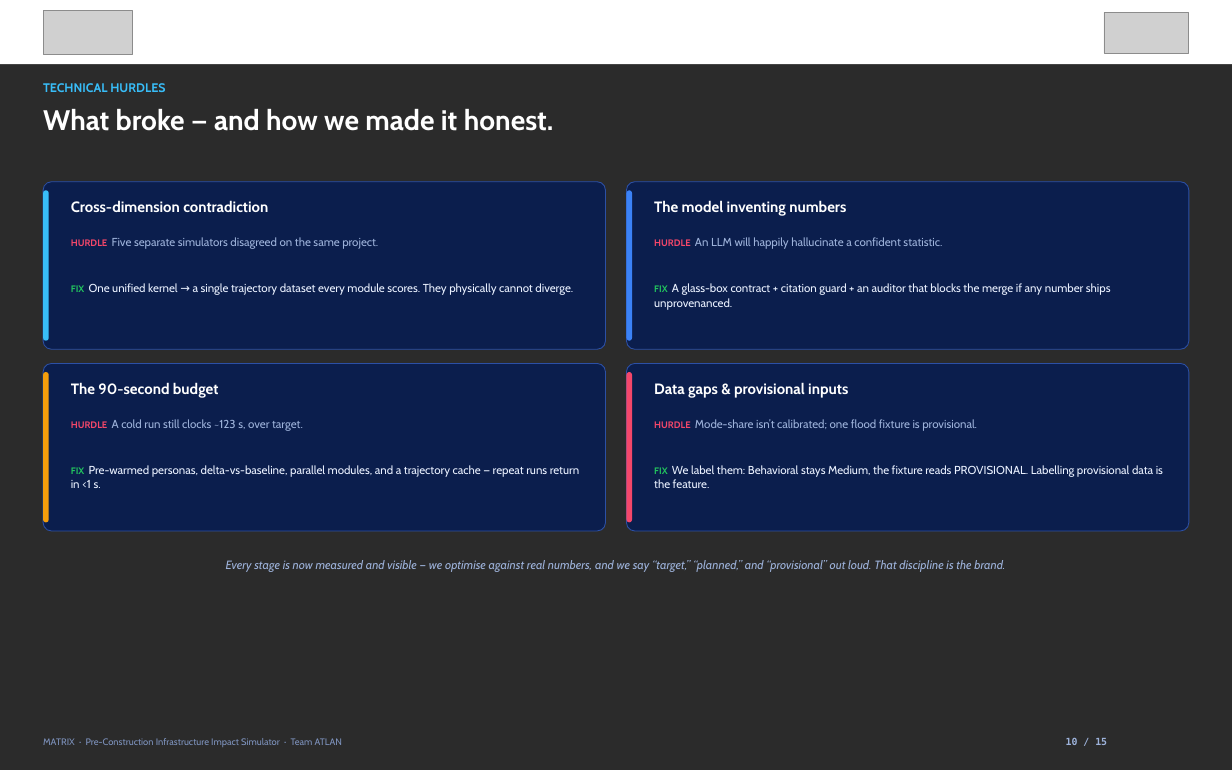
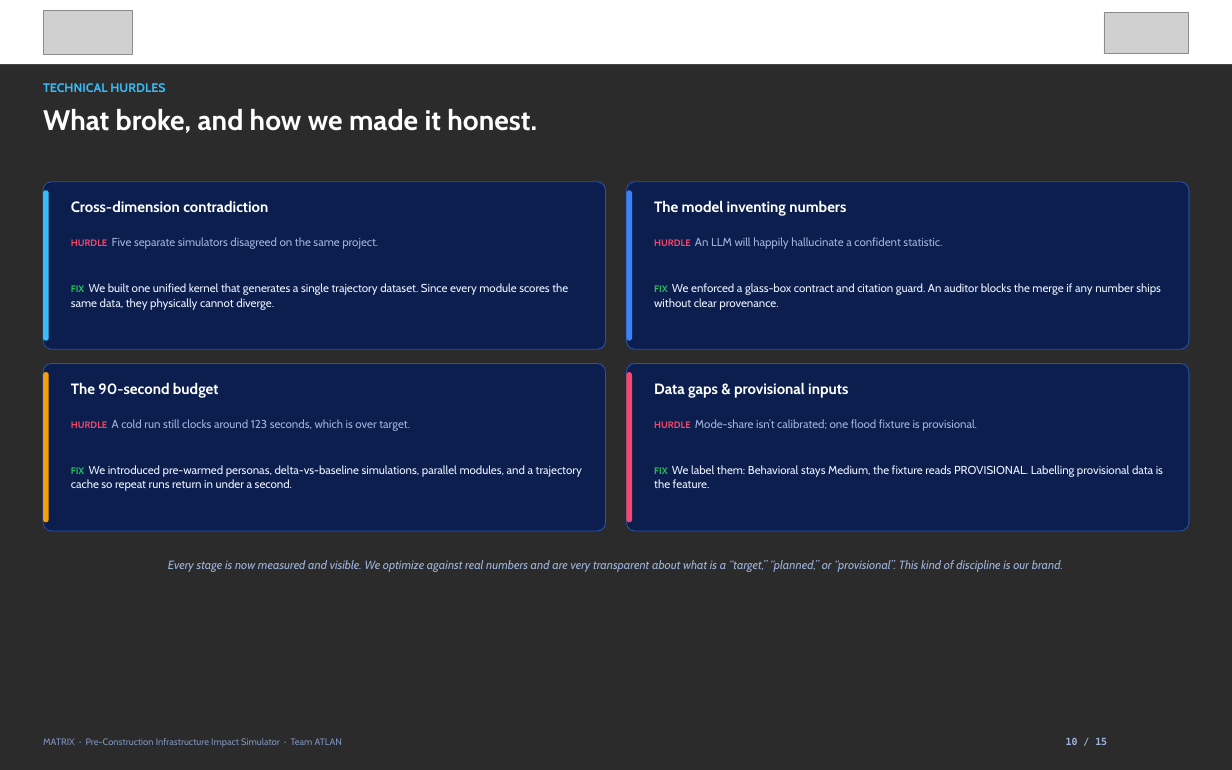
Before and after one commit to delatorrecj/matrix, a slide deck: slide 10 of presentation/deck/Smart Cities_PUP_ATLAN_PitchDeck.pptx. Drawn at 1232x770 pixels with LibreOffice and Linux fonts; fonts in the diff are those of the drawing; grey boxes stand for pictures; background and template pictures are left out; a plain dark background stands for a picture behind light text. Boxes give left, top, right and bottom in pixels: in the first picture for what was removed or moved away, otherwise in the second. Text is boxed around its words. In the diff, an @@ line names an element or a change of style, - is before the commit and + after.

```diff
--- a/presentation/deck/Smart Cities_PUP_ATLAN_PitchDeck.pptx
+++ b/presentation/deck/Smart Cities_PUP_ATLAN_PitchDeck.pptx
@@ text at (43,109,537,133): text changed @@
-What broke — and how we made it honest.
+What broke, and how we made it honest.
@@ text at (71,283,568,310): text changed @@
-FIX One unified kernel → a single trajectory dataset every module scores. They physically cannot diverge.
+FIX We built one unified kernel that generates a single trajectory dataset. Since every module scores the same data, they physically cannot diverge.
@@ text at (654,283,1161,310): text changed @@
-FIX A glass-box contract + citation guard + an auditor that blocks the merge if any number ships unprovenanced.
+FIX We enforced a glass-box contract and citation guard. An auditor blocks the merge if any number ships without clear provenance.
@@ text at (71,419,410,431): text changed @@
-HURDLE A cold run still clocks ~123 s, over target.
+HURDLE A cold run still clocks around 123 seconds, which is over target.
@@ text at (71,465,582,491): text changed @@
-FIX Pre-warmed personas, delta-vs-baseline, parallel modules, and a trajectory cache — repeat runs return in <1 s.
+FIX We introduced pre-warmed personas, delta-vs-baseline simulations, parallel modules, and a trajectory cache so repeat runs return in under a second.
@@ text at (168,560,1063,572): text changed @@
-Every stage is now measured and visible — we optimise against real numbers, and we say “target,” “planned,” and “provisional” out loud. That discipline is the brand.
+Every stage is now measured and visible. We optimize against real numbers and are very transparent about what is a “target,” “planned,” or “provisional”. This kind of discipline is our brand.
```
Also in this commit, not shown: 14 other slides changed, 8 other files.
